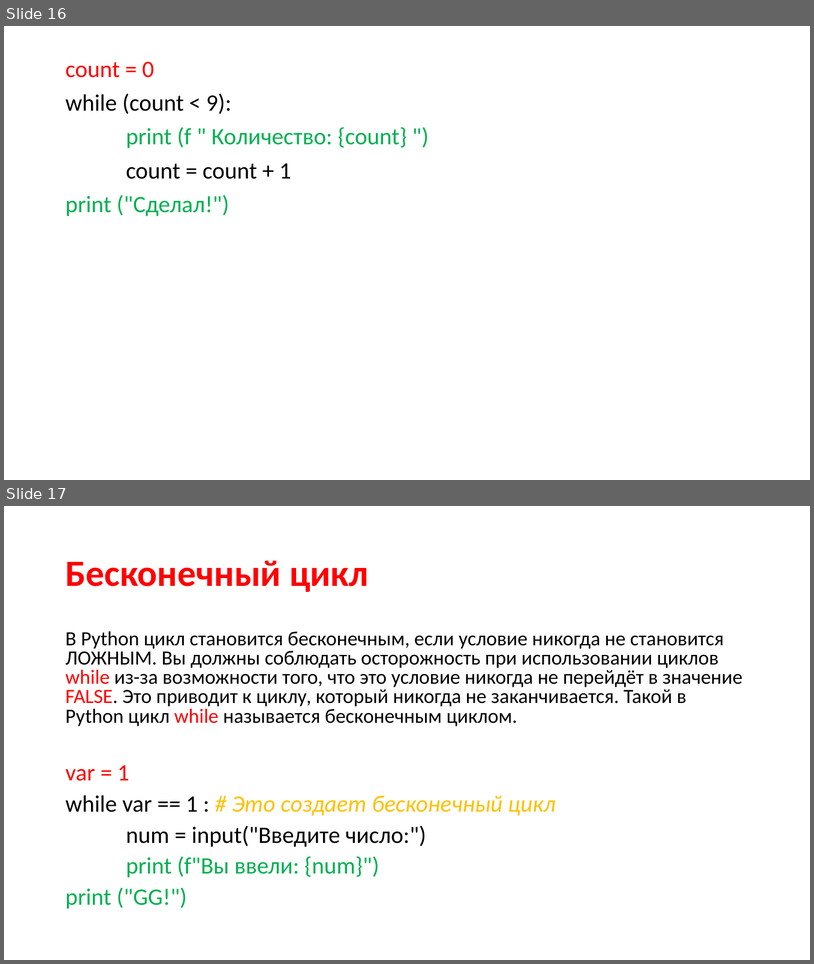
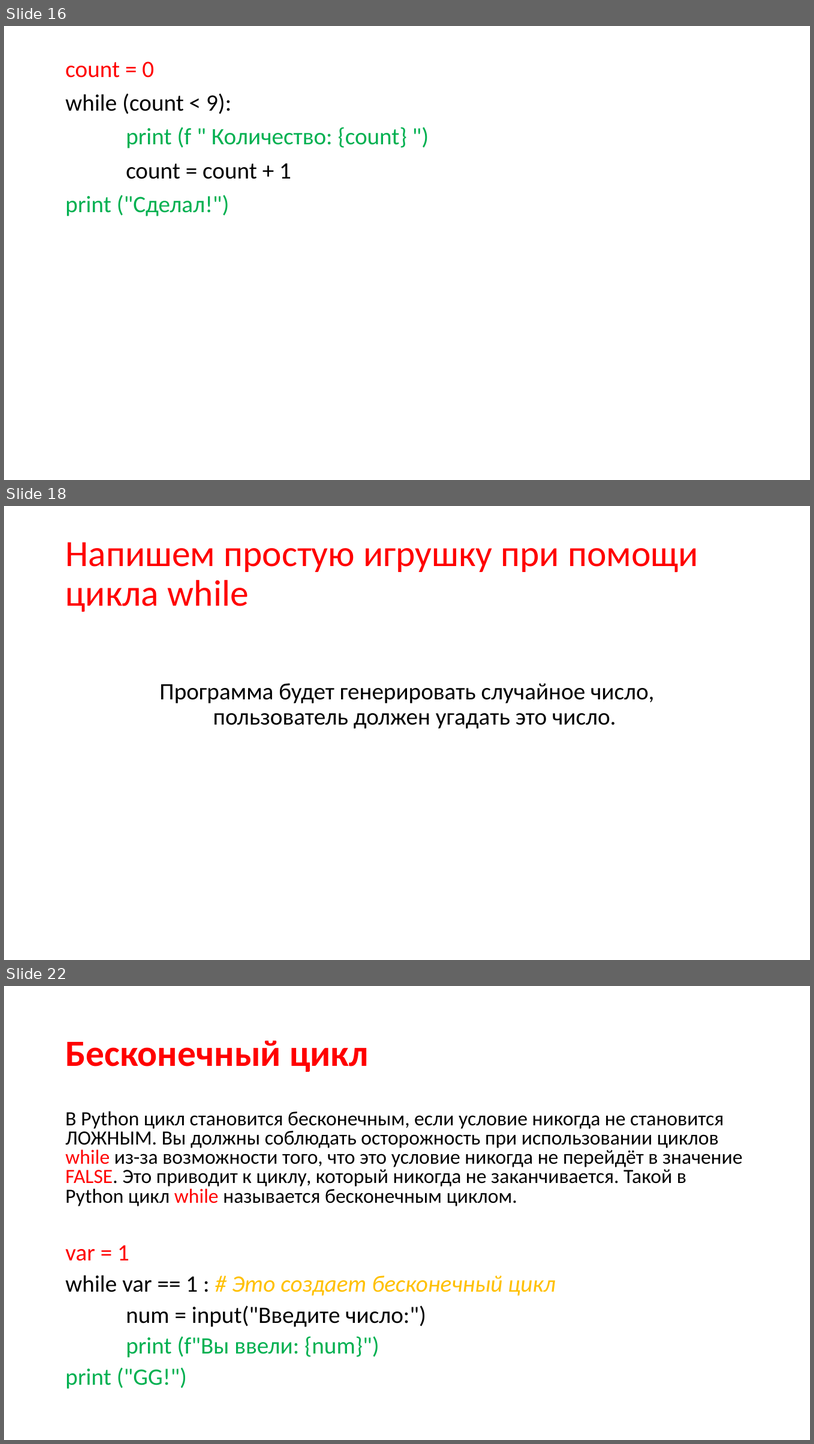
Before and after one commit to xDes-by/test, a slide deck: Презентация4.pptx. Shown one above the other, each under a label of ours: slides 16 and 17 before the commit, slides 16, 18 and 22 after it; the slides between them are not shown. The pictures are 814x964 and 814x1444 pixels, drawn with LibreOffice and Linux fonts; fonts in the diff are those of the drawing. Boxes give left, top, right and bottom in pixels: in the first picture for what was removed or moved away, otherwise in the second. Text is boxed around its words. In the diff, an @@ line names an element or a change of style, - is before the commit and + after.

```diff
--- a/Презентация4.pptx
+++ b/Презентация4.pptx
@@ slide 18 added at (4, 506, 810, 960), background #FFFFFF @@
@@ title added at (65, 542, 699, 612), 44 pt, text #FF0000 @@
+Напишем простую игрушку при помощи цикла while
@@ text added at (159, 683, 654, 729), 28 pt, text #000000 @@
+Программа будет генерировать случайное число, пользователь должен угадать это число.
@@ what was slide 17 is now slide 22 @@
```
Also in this commit, not shown: 26 other slides added, 1 slide removed, 2 other files.
